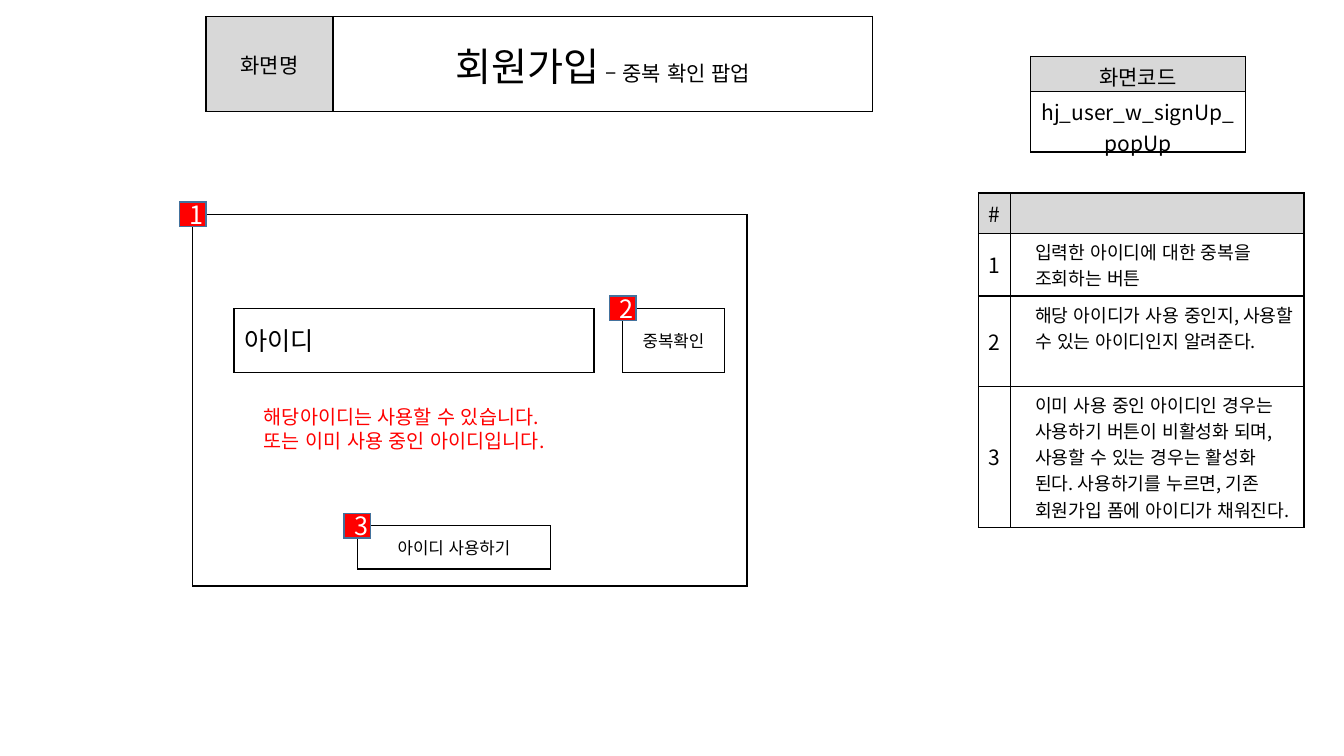
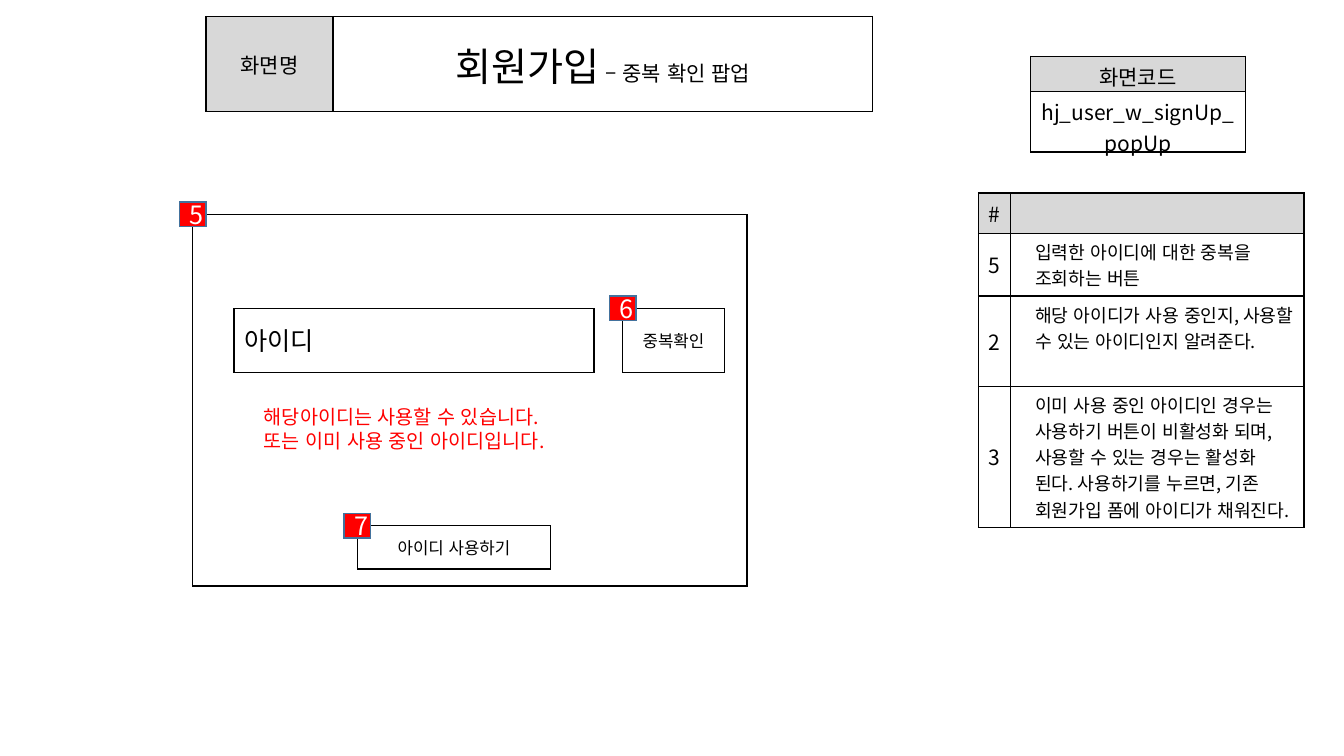
Before and after one commit to ezenteam2/e-Zone, a slide deck: slide 3 of 0 발표용 파워포인트/project05 - 파워포인트 종합 - 형준.pptx. Drawn at 1344x756 pixels with LibreOffice and Linux fonts; fonts in the diff are those of the drawing. Boxes give left, top, right and bottom in pixels: in the first picture for what was removed or moved away, otherwise in the second. Text is boxed around its words. In the diff, an @@ line names an element or a change of style, - is before the commit and + after.

Commit message:
dsa

```diff
--- a/0 발표용 파워포인트/project05 - 파워포인트 종합 - 형준.pptx
+++ b/0 발표용 파워포인트/project05 - 파워포인트 종합 - 형준.pptx
@@ text in rectangle at (x1=189, y1=198, x2=203, y2=230): text changed @@
-1
+5
@@ table at (x1=979, y1=193, x2=1305, y2=523) @@
-row 2, column 1: 1
+row 2, column 1: 5
@@ text in rectangle at (x1=619, y1=292, x2=633, y2=324): text changed @@
-2
+6
@@ text in rectangle at (x1=354, y1=510, x2=368, y2=542): text changed @@
-3
+7
```
